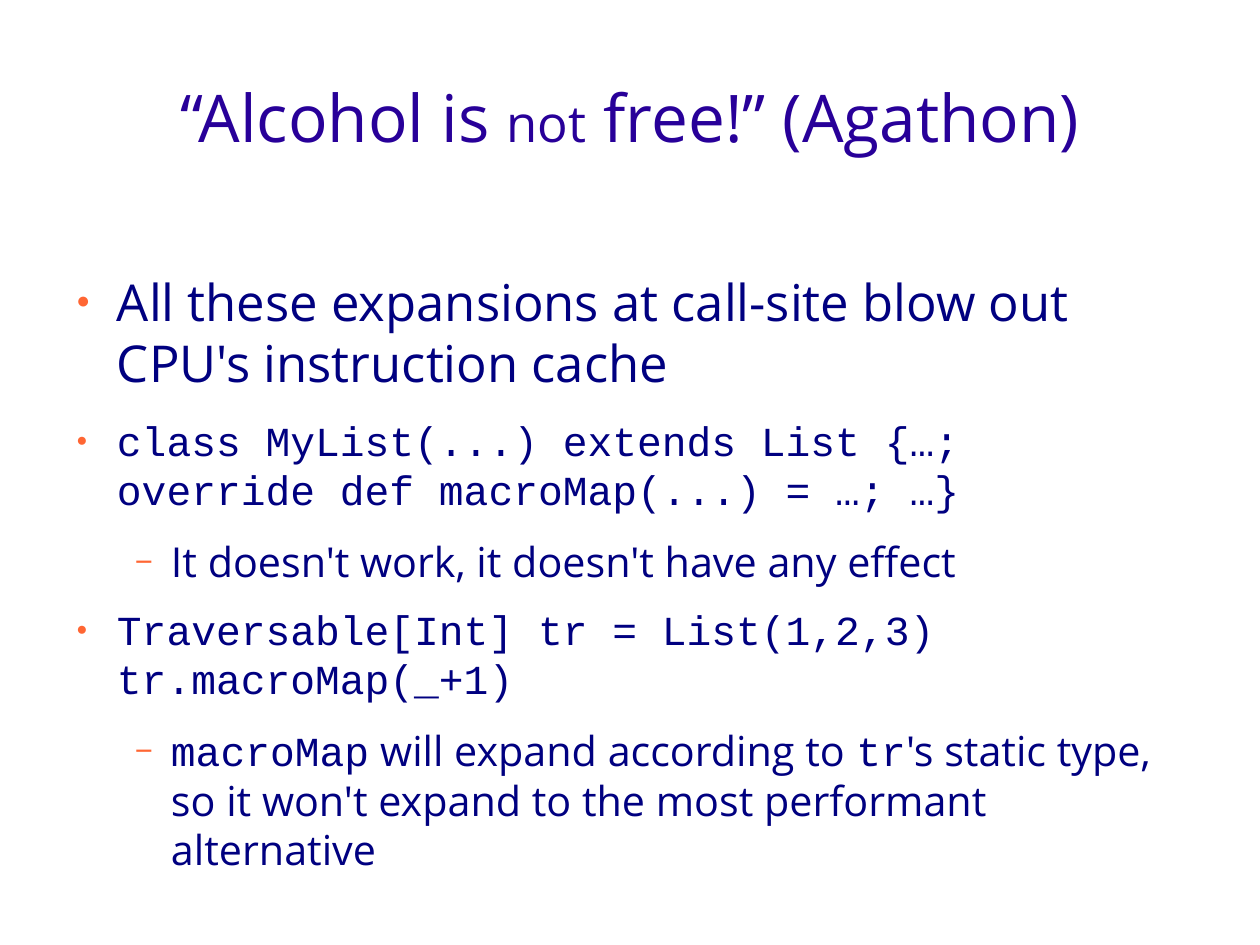
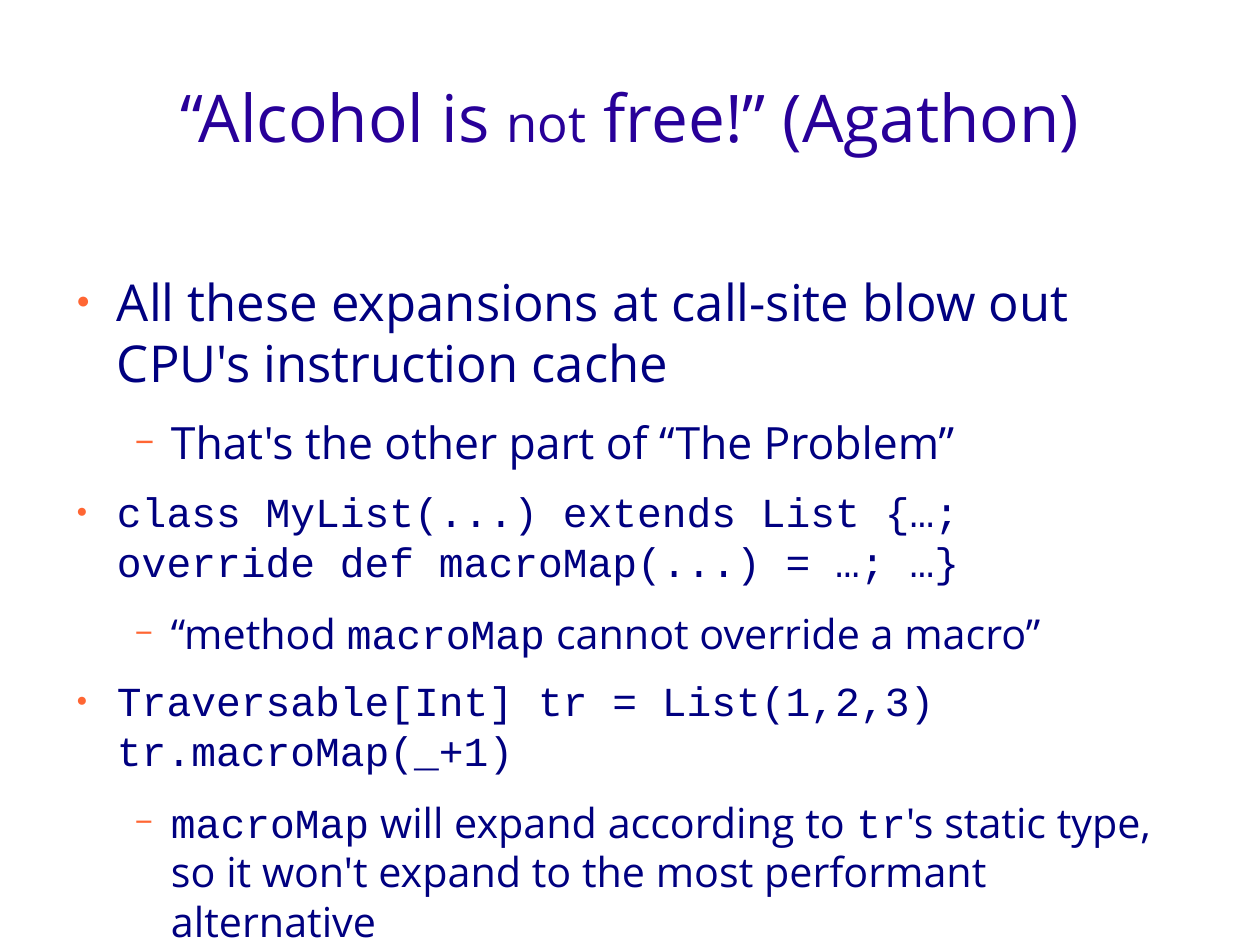
Before and after one commit to geo-kollias/msc-thesis-tex, a slide deck: slide 25 of geokollias_msc_thesis_pres.odp. Drawn at 1260x945 pixels with LibreOffice and Linux fonts; fonts in the diff are those of the drawing; background and template pictures are left out. Boxes give left, top, right and bottom in pixels: in the first picture for what was removed or moved away, otherwise in the second. Text is boxed around its words. In the diff, an @@ line names an element or a change of style, - is before the commit and + after.

```diff
--- a/geokollias_msc_thesis_pres.odp
+++ b/geokollias_msc_thesis_pres.odp
@@ text at bbox=[171, 425, 954, 470]: paragraph added @@
+  − That's the other part of “The Problem”
@@ text at bbox=[171, 617, 1040, 658]: text changed @@
-  − It doesn't work, it doesn't have any effect
+  − “method macroMap cannot override a macro”
```
Also in this commit, not shown: 5 other slides changed.
